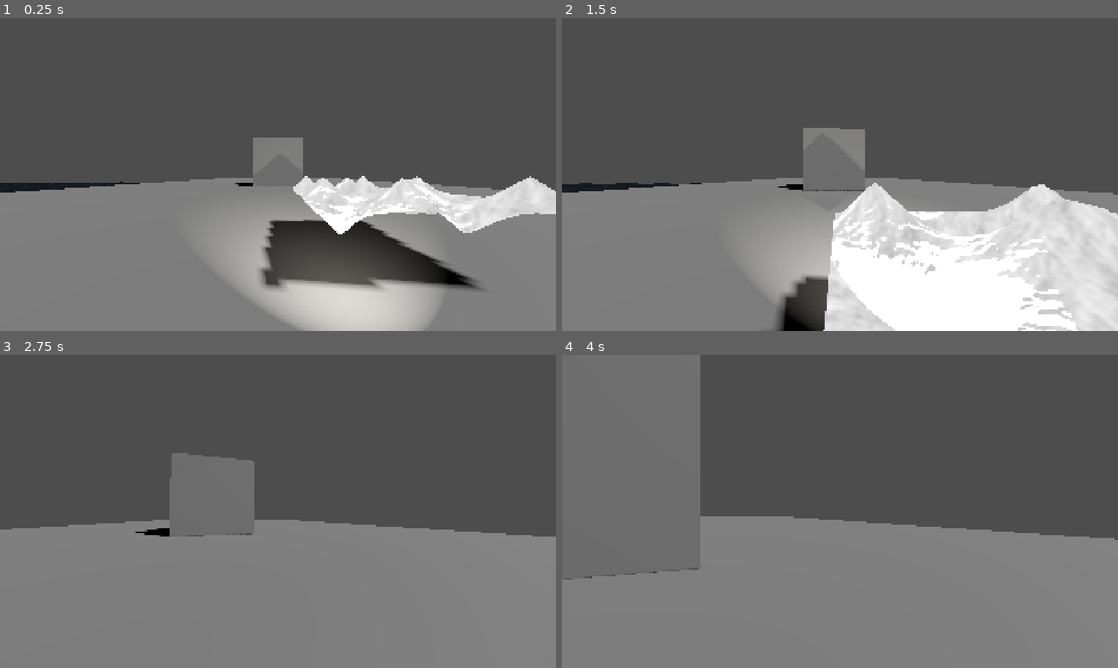
Above: before the commit, frames 1-4 (two rows, left to right).
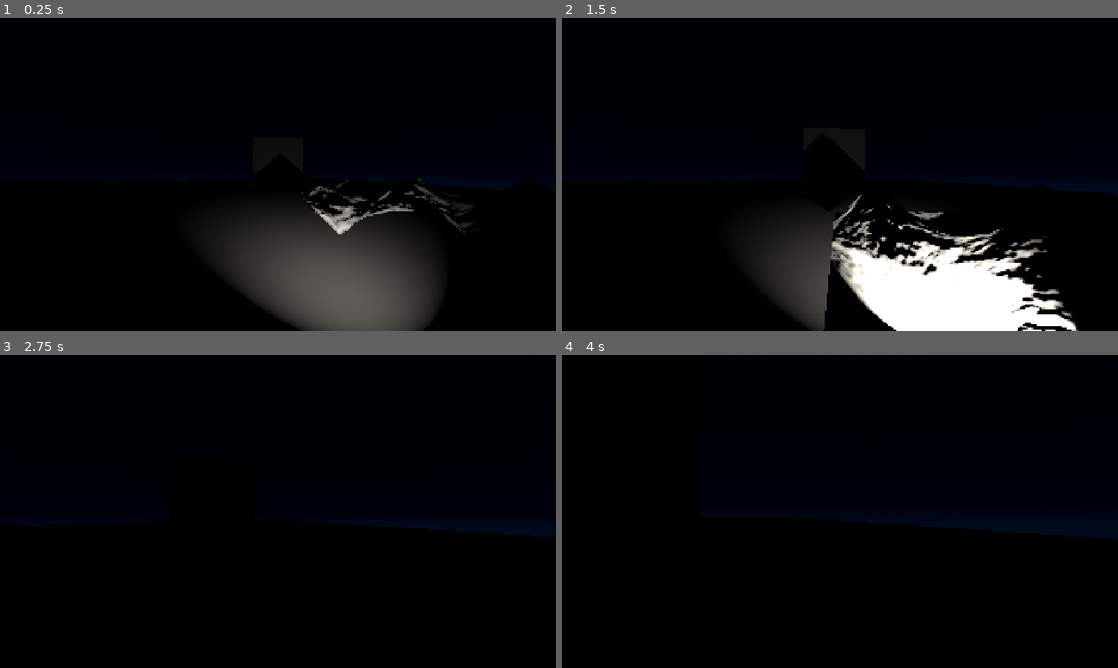
Above: after the commit, the same moments.

Repository: Marko534/godot-fluidsim-lbm
Game: Godot game, scene res://main.tscn
Same seed, same stepped clock (60 frames per second), same inputs: the game is played once before the commit and once after it.
Inputs (mouse positions are in pixels of both pictures, inside the frame that each line leads up to):
- Up to frame 1 (0.25 s): no input
- Up to frame 2 (1.5 s): tap Enter at 0.5 s; move the mouse to (867, 174) at 0.52 s; hold Right mouse button (aim) 0.53-1.28 s; hold W (move_forward) from 0.53 s (still down); move the mouse to (812, 174) at 1.27 s; tap Shift (sprint) at 1.35 s
- Up to frame 3 (2.75 s): keep holding W (move_forward); move the mouse to (289, 505) at 2.02 s; tap F at 2.1 s
- Up to frame 4 (4 s): keep holding W (move_forward); move the mouse to (834, 517) at 2.77 s; tap B at 2.85 s; move the mouse to (878, 514) at 3.52 s; hold Right mouse button (aim) from 3.53 s (still down)

The runs differ from the first frame. In frame 1, 95% of the frame differs, in the area x 0-100%, y 0-100%; in frame 2, 92%; in frame 3, 100%; in frame 4, 100%.

Commit message:
More advanced water from converted shader.

Diff:
--- a/main.tscn
+++ b/main.tscn
@@ -1,8 +1,9 @@
 [gd_scene format=3 uid="uid://wdnvcxxkyl20"]
 
+[ext_resource type="Environment" uid="uid://c2o4rk4p50u2" path="res://main2.tres" id="1_0xm2m"]
 [ext_resource type="PackedScene" uid="uid://dthbml8cuqdw0" path="res://player.tscn" id="1_ig7tw"]
 [ext_resource type="Shader" uid="uid://duahgkdee06mq" path="res://shader/first_shader.gdshader" id="2_0xm2m"]
-[ext_resource type="Shader" uid="uid://d1fao7w0cluo2" path="res://shader/second_shader.gdshader" id="3_1bvp3"]
+[ext_resource type="Shader" uid="uid://bpucihlrveerc" path="res://shader/water_hot_shader.gdshader" id="3_1bvp3"]
 
 [sub_resource type="WorldBoundaryShape3D" id="WorldBoundaryShape3D_7dm0k"]
 
@@ -15,19 +16,37 @@
 [sub_resource type="BoxMesh" id="BoxMesh_0xm2m"]
 size = Vector3(4, 4, 4)
 
-[sub_resource type="NoiseTexture2D" id="NoiseTexture2D_0xm2m"]
-
 [sub_resource type="ShaderMaterial" id="ShaderMaterial_lquwl"]
 render_priority = 0
 shader = ExtResource("3_1bvp3")
-shader_parameter/height_scale = 5.0
-shader_parameter/noise = SubResource("NoiseTexture2D_0xm2m")
+shader_parameter/wave_frequency = 0.6
+shader_parameter/wave_height_div = 2.5
+shader_parameter/wave_weight_scale = 0.8
+shader_parameter/wave_freq_scale = 1.2
+shader_parameter/wave_time_scale = 1.095
+shader_parameter/wave_rotation = 1.21
+shader_parameter/wave_drag = 0.9
+shader_parameter/scroll_speed = 1.5
+shader_parameter/scroll_dir = Vector2(1, 1)
+shader_parameter/horizontal_scale = 1.1
+shader_parameter/occlusion_speed = 1.4
+shader_parameter/spec_offset = 0.13
+shader_parameter/water_color = Color(0.4476723, 0.6259423, 0.7536278, 1)
+shader_parameter/sky_color = Color(0.4, 0.7, 1, 1)
+shader_parameter/sun_color = Color(0.9, 0.95, 1, 1)
+shader_parameter/depth_color = Color(0, 0.5913961, 0.66948473, 1)
+shader_parameter/fresnel_power = 5.0
+shader_parameter/reflection_strength = 0.9
+shader_parameter/refraction_strength = 2.5
+shader_parameter/sun_rotation = Vector2(-0.3, -0.25)
 
 [sub_resource type="PlaneMesh" id="PlaneMesh_7mycd"]
 material = SubResource("ShaderMaterial_lquwl")
 size = Vector2(100, 100)
 subdivide_width = 128
 subdivide_depth = 128
+
+[sub_resource type="NoiseTexture2D" id="NoiseTexture2D_0xm2m"]
 
 [sub_resource type="FastNoiseLite" id="FastNoiseLite_h2yge"]
 
@@ -73,16 +92,18 @@
 [node name="Env" type="Node3D" parent="." unique_id=44473096]
 
 [node name="WorldEnvironment" type="WorldEnvironment" parent="Env" unique_id=1915966006]
+environment = ExtResource("1_0xm2m")
 
 [node name="Sun" type="DirectionalLight3D" parent="Env" unique_id=385630530]
 transform = Transform3D(0.8609017, 0.09406531, 0.5, -0.46854317, 0.5295917, 0.70710677, -0.19828168, -0.843021, 0.5, 0, 0, 0)
+visible = false
 shadow_enabled = true
 
 [node name="Moon" type="Node3D" parent="Env" unique_id=1463443792]
 visible = false
 
 [node name="Water" type="MeshInstance3D" parent="." unique_id=1056650172]
-transform = Transform3D(1, 0, 0, 0, 1, 0, 0, 0, 1, -65, -2, 0)
+transform = Transform3D(1, 0, 0, 0, 1, 0, 0, 0, 1, -65.14366, -1.9244881, 0.06212616)
 mesh = SubResource("PlaneMesh_7mycd")
 skeleton = NodePath("../MeshInstance3D")
 
--- /dev/null
+++ b/shader/water_hot_auto_shader.gdshader
@@ -0,0 +1,139 @@
+shader_type spatial;
+render_mode specular_toon, cull_back, depth_draw_opaque, blend_mix;
+
+// Wave parameters
+uniform float wave_frequency : hint_range(0.1, 2.0) = 0.6;
+uniform float wave_height_div : hint_range(1.0, 5.0) = 2.5;
+uniform float wave_weight_scale : hint_range(0.5, 1.0) = 0.8;
+uniform float wave_freq_scale : hint_range(1.0, 2.0) = 1.2;
+uniform float wave_time_scale : hint_range(1.0, 1.5) = 1.095;
+uniform float wave_rotation : hint_range(0.5, 2.0) = 1.21;
+uniform float wave_drag : hint_range(0.5, 1.0) = 0.9;
+uniform float scroll_speed : hint_range(0.5, 3.0) = 1.5;
+uniform vec2 scroll_dir = vec2(1.0, 1.0);
+uniform float horizontal_scale : hint_range(0.5, 2.0) = 1.1;
+uniform float occlusion_speed : hint_range(0.5, 2.0) = 1.4;
+
+// Rendering parameters
+uniform vec4 water_color : source_color = vec4(0.01, 0.03, 0.05, 1.0);
+uniform vec4 depth_color : source_color = vec4(0.0, 0.15, 0.25, 1.0);
+uniform float fresnel_power : hint_range(1.0, 10.0) = 5.0;
+uniform float reflection_strength : hint_range(0.0, 1.0) = 0.9;
+uniform float refraction_strength : hint_range(0.0, 5.0) = 2.5;
+
+const int WAVE_ITERS = 9;
+
+// Rotation matrix
+mat2 rot(float a) {
+    float c = cos(a);
+    float s = sin(a);
+    return mat2(vec2(c, s), vec2(-s, c));
+}
+
+// Color palette function
+vec3 palette(float t, vec3 a, vec3 b, vec3 c, vec3 d) {
+    return a + b * cos(2.0 * PI * (c * t + d));
+}
+
+vec3 spectrum_color(float n, float bright) {
+    return palette(n, vec3(bright), vec3(0.5), vec3(1.0), vec3(0.0, 0.33, 0.67));
+}
+
+// Wave calculation
+float calculate_wave(vec2 wave_pos, int iters, float time) {
+    float wav = 0.0;
+    vec2 wave_dir = vec2(1.0, 0.0);
+    float wave_weight = 1.0;
+
+    wave_pos += time * scroll_speed * scroll_dir;
+    wave_pos *= horizontal_scale;
+
+    float wav_freq = wave_frequency;
+    float wav_time = occlusion_speed * time;
+
+    for(int i = 0; i < iters; i++) {
+        wave_dir = rot(wave_rotation) * wave_dir;
+        float x = dot(wave_dir, wave_pos) * wav_freq + wav_time;
+        float wave = exp(sin(x) - 1.0) * wave_weight;
+        wav += wave;
+
+        wav_freq *= wave_freq_scale;
+        wav_time *= wave_time_scale;
+        wave_pos -= wave_dir * wave * wave_drag * cos(x);
+        wave_weight *= wave_weight_scale;
+    }
+
+    float wave_sum = -(pow(wave_weight_scale, float(iters)) - 1.0) * wave_height_div;
+    return wav / wave_sum;
+}
+
+// Wave derivative for normals
+vec2 wave_derivative(vec2 wave_pos, int iters, float time) {
+    vec2 dx = vec2(0.0);
+    vec2 wave_dir = vec2(1.0, 0.0);
+    float wave_weight = 1.0;
+
+    wave_pos += time * scroll_speed * scroll_dir;
+    wave_pos *= horizontal_scale;
+
+    float wav_freq = wave_frequency;
+    float wav_time = occlusion_speed * time;
+
+    for(int i = 0; i < iters; i++) {
+        wave_dir = rot(wave_rotation) * wave_dir;
+        float x = dot(wave_dir, wave_pos) * wav_freq + wav_time;
+        float result = exp(sin(x) - 1.0) * cos(x);
+        result *= wave_weight;
+        dx += result * wave_dir / pow(wave_weight, 0.65);
+
+        wav_freq *= wave_freq_scale;
+        wav_time *= wave_time_scale;
+        wave_pos -= wave_dir * result * wave_drag;
+        wave_weight *= wave_weight_scale;
+    }
+
+    float wave_sum = -(pow(wave_weight_scale, float(iters)) - 1.0) * wave_height_div;
+    return dx / pow(wave_sum, 0.35);
+}
+
+void vertex() {
+    vec2 pos = VERTEX.xz;
+    float wave_height = calculate_wave(pos, WAVE_ITERS, TIME);
+    VERTEX.y = wave_height;
+
+    // Calculate normal from wave derivatives
+    vec2 wav_dx = -wave_derivative(pos, WAVE_ITERS, TIME);
+    NORMAL = normalize(vec3(wav_dx.x, 1.0, wav_dx.y));
+}
+
+void fragment() {
+    // Fresnel effect
+    float fresnel = clamp(pow(1.0 - max(0.0, dot(NORMAL, VIEW)), fresnel_power), 0.0, 1.0);
+
+    // Use emission to add sky-like reflection color based on view angle
+    vec3 sky_color = vec3(0.5, 0.7, 1.0); // Will be modulated by scene lighting
+    vec3 reflection = sky_color * fresnel * reflection_strength;
+
+    // Light color approximation (will be affected by scene lights)
+    vec3 light_color = vec3(1.0);
+    vec3 refract_color = light_color * refraction_strength;
+
+    // Water depth color
+    vec3 depth_col = depth_color.rgb * 0.4;
+
+    // Combine all components
+    ALBEDO = water_color.rgb + depth_col * 0.17;
+
+    // Use EMISSION for the reflection and refraction effects
+    // This will be modulated by the actual scene lighting
+    EMISSION = (reflection + refract_color * fresnel * 0.1) * 0.5;
+
+    // Material properties - metallic creates reflections from environment
+    METALLIC = 0.3; // Some metallic for environment reflections
+    ROUGHNESS = 0.01 * (1.0 - fresnel);
+    RIM = 0.2;
+    SPECULAR = 0.5;
+
+    // Add slight transparency for deeper water feel
+    ALPHA = 0.95 + fresnel * 0.05;
+}
--- /dev/null
+++ b/shader/water_hot_shader.gdshader
@@ -0,0 +1,138 @@
+shader_type spatial;
+render_mode specular_toon, cull_back;
+
+// Wave parameters
+uniform float wave_frequency : hint_range(0.1, 2.0) = 0.6;
+uniform float wave_height_div : hint_range(1.0, 5.0) = 2.5;
+uniform float wave_weight_scale : hint_range(0.5, 1.0) = 0.8;
+uniform float wave_freq_scale : hint_range(1.0, 2.0) = 1.2;
+uniform float wave_time_scale : hint_range(1.0, 1.5) = 1.095;
+uniform float wave_rotation : hint_range(0.5, 2.0) = 1.21;
+uniform float wave_drag : hint_range(0.5, 1.0) = 0.9;
+uniform float scroll_speed : hint_range(0.5, 3.0) = 1.5;
+uniform vec2 scroll_dir = vec2(1.0, 1.0);
+uniform float horizontal_scale : hint_range(0.5, 2.0) = 1.1;
+uniform float occlusion_speed : hint_range(0.5, 2.0) = 1.4;
+
+// Rendering parameters
+uniform float spec_offset : hint_range(0.0, 1.0) = 0.13;
+uniform vec4 water_color : source_color = vec4(0.01, 0.03, 0.05, 1.0);
+uniform vec4 sky_color : source_color = vec4(0.4, 0.7, 1.0, 1.0);
+uniform vec4 sun_color : source_color = vec4(0.9, 0.95, 1.0, 1.0);
+uniform vec4 depth_color : source_color = vec4(0.0, 0.15, 0.25, 1.0);
+uniform float fresnel_power : hint_range(1.0, 10.0) = 5.0;
+uniform float reflection_strength : hint_range(0.0, 1.0) = 0.9;
+uniform float refraction_strength : hint_range(0.0, 5.0) = 2.5;
+uniform vec2 sun_rotation = vec2(-0.3, -0.25);
+
+const int WAVE_ITERS = 9;
+
+// Rotation matrix
+mat2 rot(float a) {
+    float c = cos(a);
+    float s = sin(a);
+    return mat2(vec2(c, s), vec2(-s, c));
+}
+
+// Color palette function
+vec3 palette(float t, vec3 a, vec3 b, vec3 c, vec3 d) {
+    return a + b * cos(2.0 * PI * (c * t + d));
+}
+
+vec3 spectrum_color(float n, float bright) {
+    return palette(n, vec3(bright), vec3(0.5), vec3(1.0), vec3(0.0, 0.33, 0.67));
+}
+
+// Wave calculation
+float calculate_wave(vec2 wave_pos, int iters, float time) {
+    float wav = 0.0;
+    vec2 wave_dir = vec2(1.0, 0.0);
+    float wave_weight = 1.0;
+
+    wave_pos += time * scroll_speed * scroll_dir;
+    wave_pos *= horizontal_scale;
+
+    float wav_freq = wave_frequency;
+    float wav_time = occlusion_speed * time;
+
+    for(int i = 0; i < iters; i++) {
+        wave_dir = rot(wave_rotation) * wave_dir;
+        float x = dot(wave_dir, wave_pos) * wav_freq + wav_time;
+        float wave = exp(sin(x) - 1.0) * wave_weight;
+        wav += wave;
+
+        wav_freq *= wave_freq_scale;
+        wav_time *= wave_time_scale;
+        wave_pos -= wave_dir * wave * wave_drag * cos(x);
+        wave_weight *= wave_weight_scale;
+    }
+
+    float wave_sum = -(pow(wave_weight_scale, float(iters)) - 1.0) * wave_height_div;
+    return wav / wave_sum;
+}
+
+// Wave derivative for normals
+vec2 wave_derivative(vec2 wave_pos, int iters, float time) {
+    vec2 dx = vec2(0.0);
+    vec2 wave_dir = vec2(1.0, 0.0);
+    float wave_weight = 1.0;
+
+    wave_pos += time * scroll_speed * scroll_dir;
+    wave_pos *= horizontal_scale;
+
+    float wav_freq = wave_frequency;
+    float wav_time = occlusion_speed * time;
+
+    for(int i = 0; i < iters; i++) {
+        wave_dir = rot(wave_rotation) * wave_dir;
+        float x = dot(wave_dir, wave_pos) * wav_freq + wav_time;
+        float result = exp(sin(x) - 1.0) * cos(x);
+        result *= wave_weight;
+        dx += result * wave_dir / pow(wave_weight, 0.65);
+
+        wav_freq *= wave_freq_scale;
+        wav_time *= wave_time_scale;
+        wave_pos -= wave_dir * result * wave_drag;
+        wave_weight *= wave_weight_scale;
+    }
+
+    float wave_sum = -(pow(wave_weight_scale, float(iters)) - 1.0) * wave_height_div;
+    return dx / pow(wave_sum, 0.35);
+}
+
+void vertex() {
+    vec2 pos = VERTEX.xz;
+    float wave_height = calculate_wave(pos, WAVE_ITERS, TIME);
+    VERTEX.y = wave_height;
+
+    // Calculate normal from wave derivatives
+    vec2 wav_dx = -wave_derivative(pos, WAVE_ITERS, TIME);
+    NORMAL = normalize(vec3(wav_dx.x, 1.0, wav_dx.y));
+}
+
+void fragment() {
+    // Fresnel effect
+    float fresnel = clamp(pow(1.0 - max(0.0, dot(NORMAL, VIEW)), fresnel_power), 0.0, 1.0);
+
+    // Reflection
+    vec3 reflection = sky_color.rgb * fresnel * reflection_strength;
+
+    // Refraction glow (subsurface scattering approximation)
+    vec3 refract_color = sun_color.rgb * refraction_strength;
+
+    // Water depth color
+    vec3 depth_col = depth_color.rgb * 0.4;
+
+    // Combine all components
+    ALBEDO = water_color.rgb + depth_col * 0.17 + reflection;
+    ALBEDO += refract_color * fresnel * 0.1;
+
+    // Material properties
+    METALLIC = 0.0;
+    ROUGHNESS = 0.01 * (1.0 - fresnel);
+    RIM = 0.2;
+    SPECULAR = 0.5;
+
+    // Add slight transparency for deeper water feel
+    ALPHA = 0.95 + fresnel * 0.05;
+}
Not shown, added: shader/water_hot_auto_shader.gdshader.uid
Not shown, added: shader/water_hot_shader.gdshader.uid
